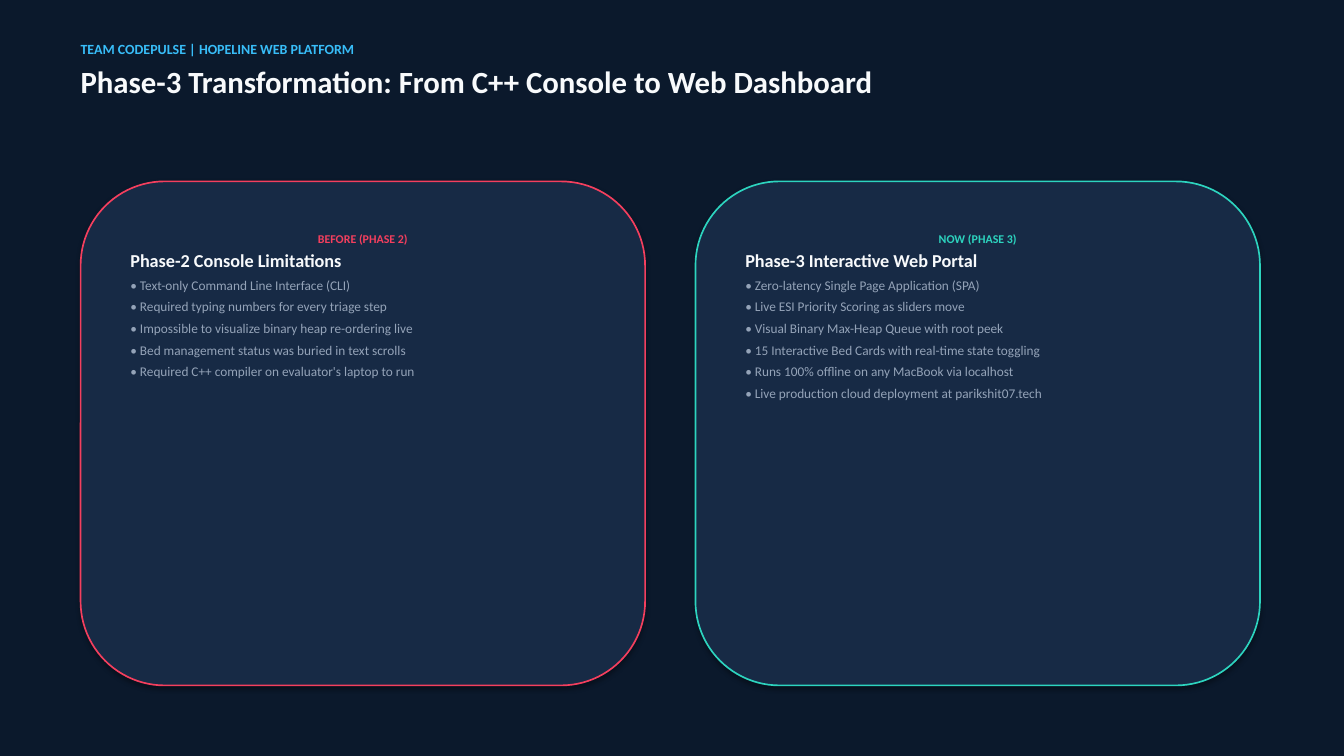
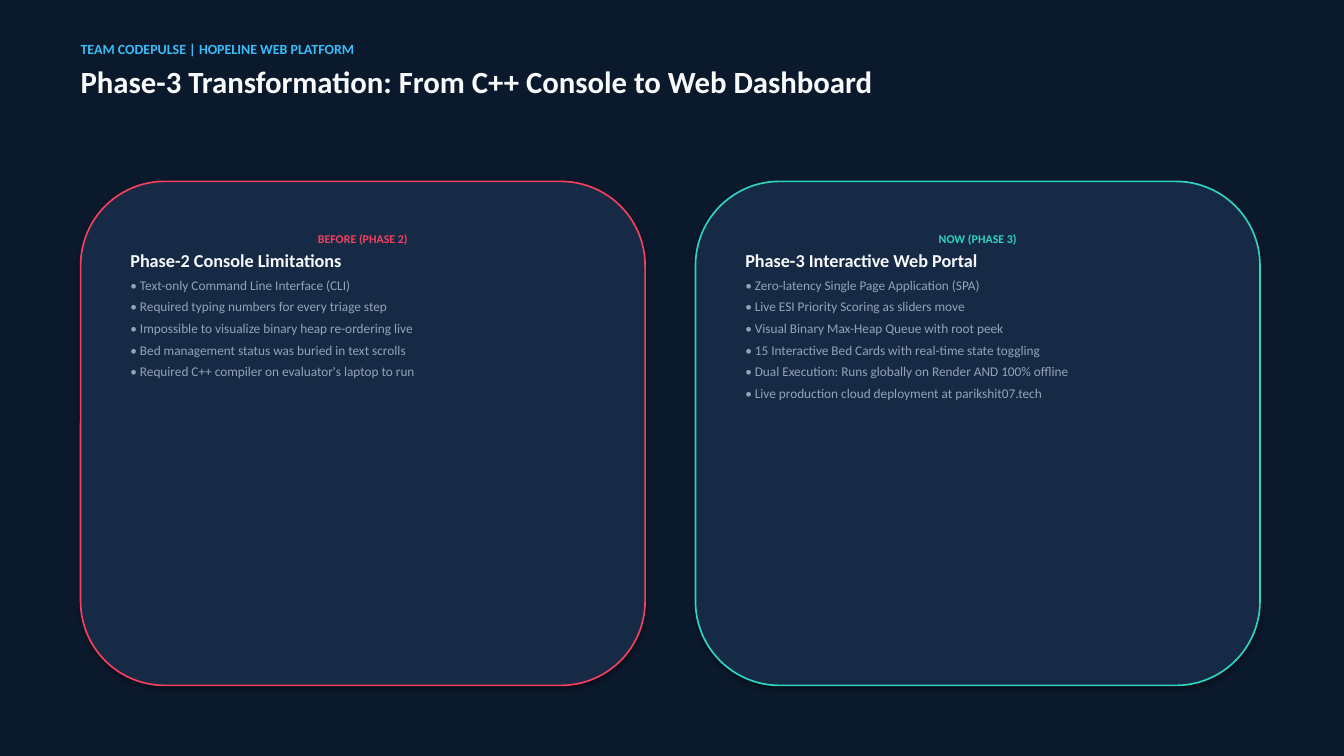
Before and after one commit to khannashivansh03coder/hopeline-pbl-project, a slide deck: slide 2 of parikshit_develope/HopeLine_CodePulse_Guide.pptx. Drawn at 1344x756 pixels with LibreOffice and Linux fonts; fonts in the diff are those of the drawing. Boxes give left, top, right and bottom in pixels: in the first picture for what was removed or moved away, otherwise in the second. Text is boxed around its words. In the diff, an @@ line names an element or a change of style, - is before the commit and + after.

Commit message:
Update PPT presentation with Dual-Mode Architecture: Render Cloud vs Localhost Offline

```diff
--- a/parikshit_develope/HopeLine_CodePulse_Guide.pptx
+++ b/parikshit_develope/HopeLine_CodePulse_Guide.pptx
@@ text in rounded rectangle at <box>755,367,1068,378</box>: text changed @@
-• Runs 100% offline on any MacBook via localhost
+• Dual Execution: Runs globally on Render AND 100% offline
```
Also in this commit, not shown: 5 other slides changed.
